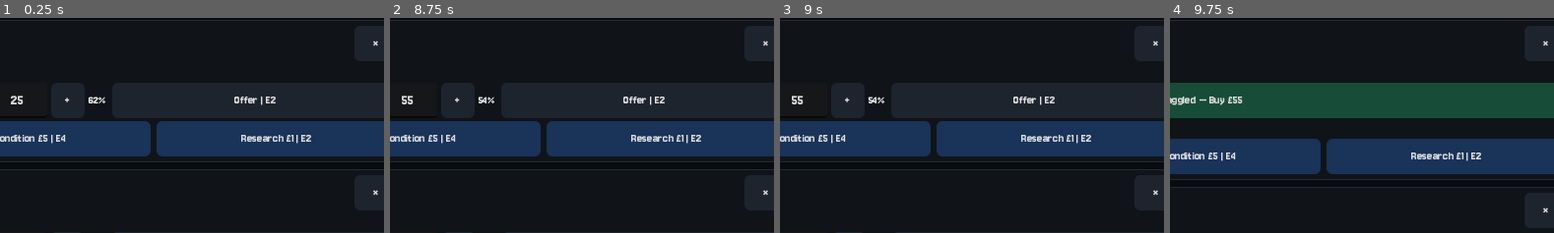
Above: before the commit, frames 1-4 (left to right).
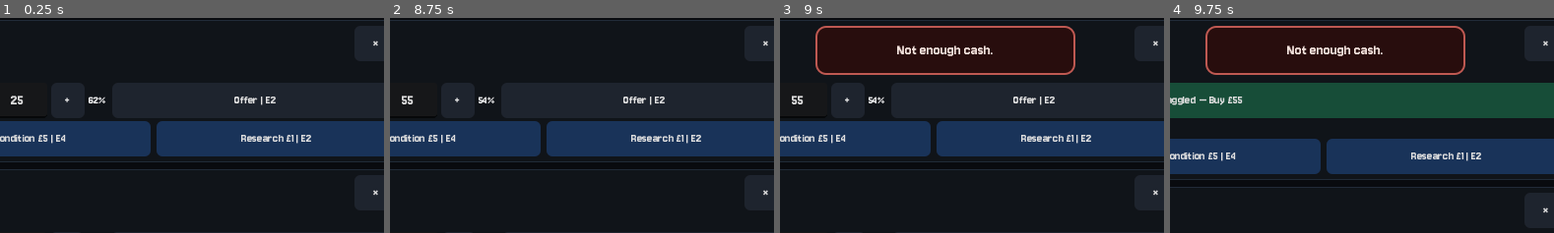
Above: after the commit, the same moments.

Repository: wmilburn1997-ai/car-boot-reseller
Game: Godot game, scene res://Main.tscn
Same seed, same stepped clock (60 frames per second), same inputs: the game is played once before the commit and once after it.
Inputs:
- Up to frame 1 (0.25 s): no input
- Up to frame 2 (8.75 s): click "Stall" at 0.5 s; click "Inventory" at 1.25 s; click "UNLISTED (0)" at 2 s; click "LISTED (0)" at 2.75 s; click "End Day" at 3.5 s; click "Stalls" at 4.25 s; click "Go | 5 min" at 5 s; click "Dig Deeper E4" at 5.75 s; click "×" at 6.5 s; click "BUY £158" at 7.25 s; click "BUY £86" at 8 s
- Up to frame 3 (9 s): click "BUY £65" at 8.75 s
- Up to frame 4 (9.75 s): click "Offer | E2" at 9.5 s
The pictures show only the part of the screen within x 45-95%, y 48-98%; the shares and areas given below are measured in that part.

Frames 1-2 are identical in both runs. In frame 3, 2.4% of the frame differs, in the area x 9-77%, y 3-27%; in frame 4, 2.4%.

Commit message:
Bring back floating red popup for blocked-action messages

Diff:
--- a/main.gd
+++ b/main.gd
@@ -426,6 +426,43 @@
 	footer_label = Label.new()
 	footer_label.visible = false
 
+	blocked_popup = PanelContainer.new()
+	blocked_popup.set_anchors_preset(Control.PRESET_CENTER)
+	blocked_popup.mouse_filter = Control.MOUSE_FILTER_IGNORE
+	blocked_popup.visible = false
+	blocked_popup.z_index = 100
+	var blocked_style = StyleBoxFlat.new()
+	blocked_style.bg_color = Color(0.16,0.05,0.05,0.97)
+	blocked_style.border_width_left = 2
+	blocked_style.border_width_top = 2
+	blocked_style.border_width_right = 2
+	blocked_style.border_width_bottom = 2
+	blocked_style.border_color = Color(0.75,0.35,0.32,1.0)
+	blocked_style.corner_radius_top_left = 10
+	blocked_style.corner_radius_top_right = 10
+	blocked_style.corner_radius_bottom_left = 10
+	blocked_style.corner_radius_bottom_right = 10
+	blocked_style.content_margin_left = 22
+	blocked_style.content_margin_right = 22
+	blocked_style.content_margin_top = 16
+	blocked_style.content_margin_bottom = 16
+	blocked_popup.add_theme_stylebox_override("panel", blocked_style)
+	add_child(blocked_popup)
+
+	blocked_popup_label = Label.new()
+	blocked_popup_label.autowrap_mode = TextServer.AUTOWRAP_WORD_SMART
+	blocked_popup_label.horizontal_alignment = HORIZONTAL_ALIGNMENT_CENTER
+	blocked_popup_label.custom_minimum_size = Vector2(220, 0)
+	blocked_popup_label.add_theme_font_size_override("font_size", 16)
+	blocked_popup_label.add_theme_color_override("font_color", Color(0.95,0.88,0.86,1.0))
+	blocked_popup.add_child(blocked_popup_label)
+
+	blocked_popup_timer = Timer.new()
+	blocked_popup_timer.one_shot = true
+	blocked_popup_timer.wait_time = 2.6
+	blocked_popup_timer.timeout.connect(Callable(self, "_hide_blocked_popup"))
+	add_child(blocked_popup_timer)
+
 	update_header()
 
 func show_more_menu():
@@ -643,7 +680,18 @@
 	status_label.text = text
 
 func show_blocked_popup(text):
-	status_label.text = text
+	if blocked_popup == null:
+		return
+	blocked_popup_label.text = text
+	blocked_popup.visible = true
+	blocked_popup.move_to_front()
+	blocked_popup.reset_size()
+	blocked_popup.set_anchors_preset(Control.PRESET_CENTER)
+	blocked_popup_timer.start()
+
+func _hide_blocked_popup():
+	if blocked_popup != null:
+		blocked_popup.visible = false
 
 func _show_status_overlay(auto_hide = true):
 	if status_panel == null:
@@ -910,6 +958,8 @@
 		"auth_note": "",
 		"haggle_note": "",
 		"repair_note": "",
+		"buy_block_note": "",
+		"listing_block_note": "",
 		"locked_gamble_hint": 0.20,
 		"dismissed": false
 	}
@@ -1189,6 +1239,15 @@
 			haggle_offer_button.pressed.connect(Callable(self, "haggle_item").bind(i, haggle_value_edit))
 			top_row.add_child(haggle_offer_button)
 
+		if item["buy_block_note"] != "":
+			var buy_block_line = Label.new()
+			buy_block_line.autowrap_mode = TextServer.AUTOWRAP_WORD_SMART
+			buy_block_line.size_flags_horizontal = Control.SIZE_EXPAND_FILL
+			buy_block_line.add_theme_font_size_override("font_size", 13)
+			buy_block_line.add_theme_color_override("font_color", Color(0.72,0.88,1.0,1.0))
+			buy_block_line.text = item["buy_block_note"]
+			card.add_child(buy_block_line)
+
 		if item["haggle_note"] != "":
 			var haggle_note_line = RichTextLabel.new()
 			haggle_note_line.bbcode_enabled = true
@@ -2025,6 +2084,15 @@
 				repair_note_line.add_theme_color_override("default_color", Color(0.72,0.88,1.0,1.0))
 				repair_note_line.text = item["repair_note"]
 				card.add_child(repair_note_line)
+
+		if item["listing_block_note"] != "":
+			var listing_block_line = Label.new()
+			listing_block_line.autowrap_mode = TextServer.AUTOWRAP_WORD_SMART
+			listing_block_line.size_flags_horizontal = Control.SIZE_EXPAND_FILL
+			listing_block_line.add_theme_font_size_override("font_size", 13)
+			listing_block_line.add_theme_color_override("font_color", Color(0.72,0.88,1.0,1.0))
+			listing_block_line.text = item["listing_block_note"]
+			card.add_child(listing_block_line)
 
 		if item["auth_status"] == "Confirmed Counterfeit":
 			var scrap_button = Button.new()
@@ -2383,7 +2451,7 @@
 		item["rare_variant_tier"] = rare_tier
 		item["rare_variant_mult"] = rare_mult
 
-	item["research_note"] = "Deep Research [color=#e08fd0]%.0f%% discovery chance[/color]: %s%s Range £%d–£%d -> £%d–£%d." % [chance * 100.0, reason, rare_text, before[0], before[1], after[0], after[1]]
+	item["research_note"] = "Deep Research — [color=#e08fd0]Chance %.0f%% | Rolled %.2f%%[/color] | Result: %s%s Range £%d–£%d -> £%d–£%d." % [chance * 100.0, roll * 100.0, reason, rare_text, before[0], before[1], after[0], after[1]]
 	show_inventory()
 
 func test_item(index):
@@ -2970,6 +3038,13 @@
 	show_shop()
 
 var patch_notes = [
+	{"version": "Latest — 09/09/2026 16:20", "notes": [
+		"Brought back the floating red center popup for the three blocked-action messages (not enough cash, not enough bag space, test-required) — everything else stays inline as before",
+	]},
+	{"version": "Latest — 09/09/2026 16:05", "notes": [
+		"Fixed: Deep Research note was missing the actual rolled value — now shows Chance/Rolled/Result like everywhere else",
+		"Fixed: blocked-action messages (not enough cash, not enough bag space, test-required) had genuinely stopped showing anywhere after the popup removal — now shown inline on the relevant item card",
+	]},
 	{"version": "Latest — 09/09/2026 15:45", "notes": [
 		"Removed all floating popups/toasts entirely — action results now appear inline in the item card instead",
 		"Unified coloring: normal result text blue, any RNG/chance/rolled-percentage text pink — applies to Inspect, Research, Condition, Offers, Testing, Authentication, Repairs, and rare-variant rolls",
Not shown, changed: docs/index.html
Not shown, changed: docs/index.pck
